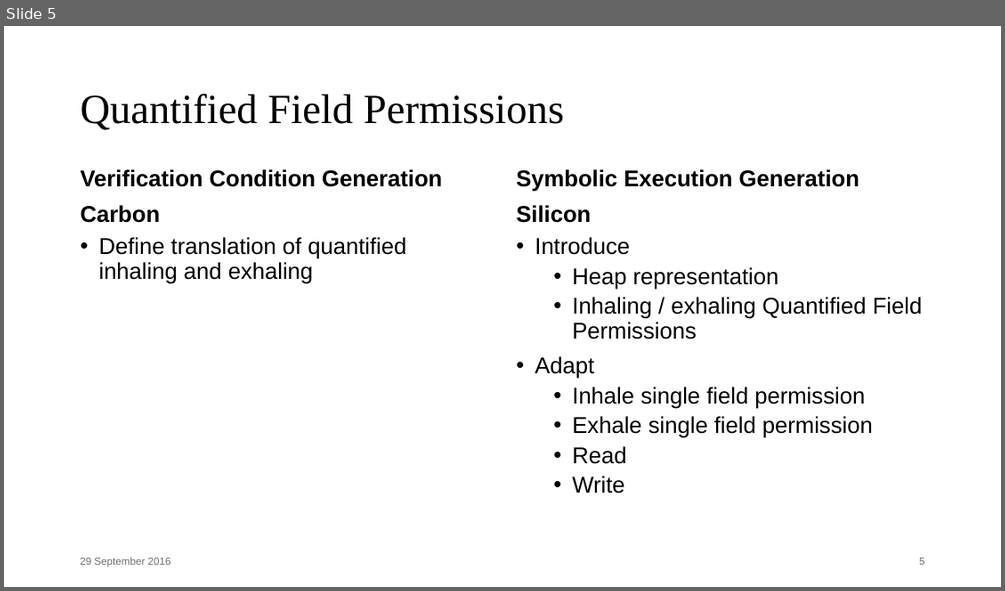
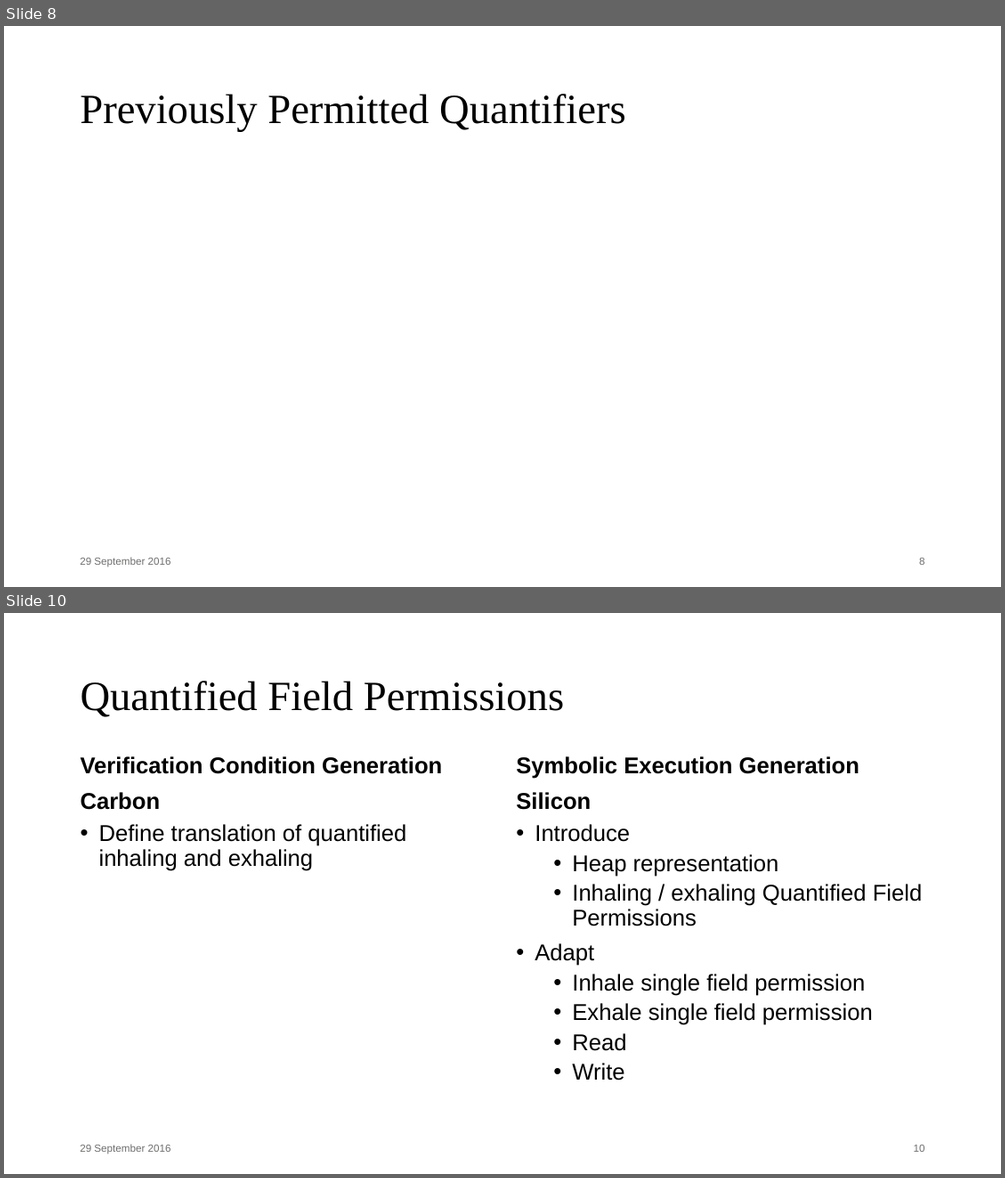
Before and after one commit to Aimenel/MT, a slide deck: presentations/Final Presentation/Final.pptx. Shown one above the other, each under a label of ours: slide 5 before the commit, slides 8 and 10 after it; the slides between them are not shown. The pictures are 1005x591 and 1005x1178 pixels, drawn with LibreOffice and Linux fonts; fonts in the diff are those of the drawing; grey boxes stand for pictures. Boxes give left, top, right and bottom in pixels: in the first picture for what was removed or moved away, otherwise in the second. Text is boxed around its words. In the diff, an @@ line names an element or a change of style, - is before the commit and + after.

```diff
--- a/presentations/Final Presentation/Final.pptx
+++ b/presentations/Final Presentation/Final.pptx
@@ slide 8 added at (4,26,1001,587), background #FFFFFF @@
@@ title added at (80,94,626,132), 40 pt, text #000000 @@
+Previously Permitted Quantifiers
@@ text added at (80,556,171,567), 10 pt, text #6F6F6E @@
+29 September 2016
@@ page number added at (919,557,924,564), 10 pt, text #6F6F6E @@
+8
@@ what was slide 5 is now slide 10 @@
@@ page number at (914,1144,925,1151): text changed @@
-5
+10
```
Also in this commit, not shown: 13 slides changed, 11 other slides added.
